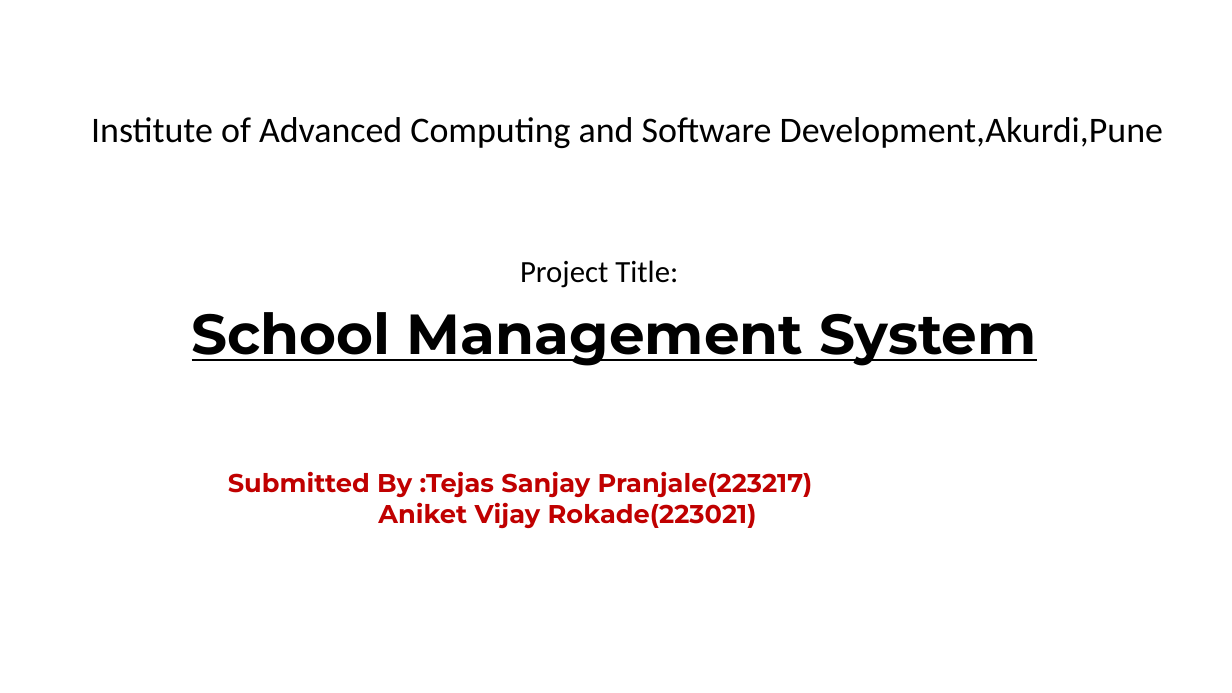
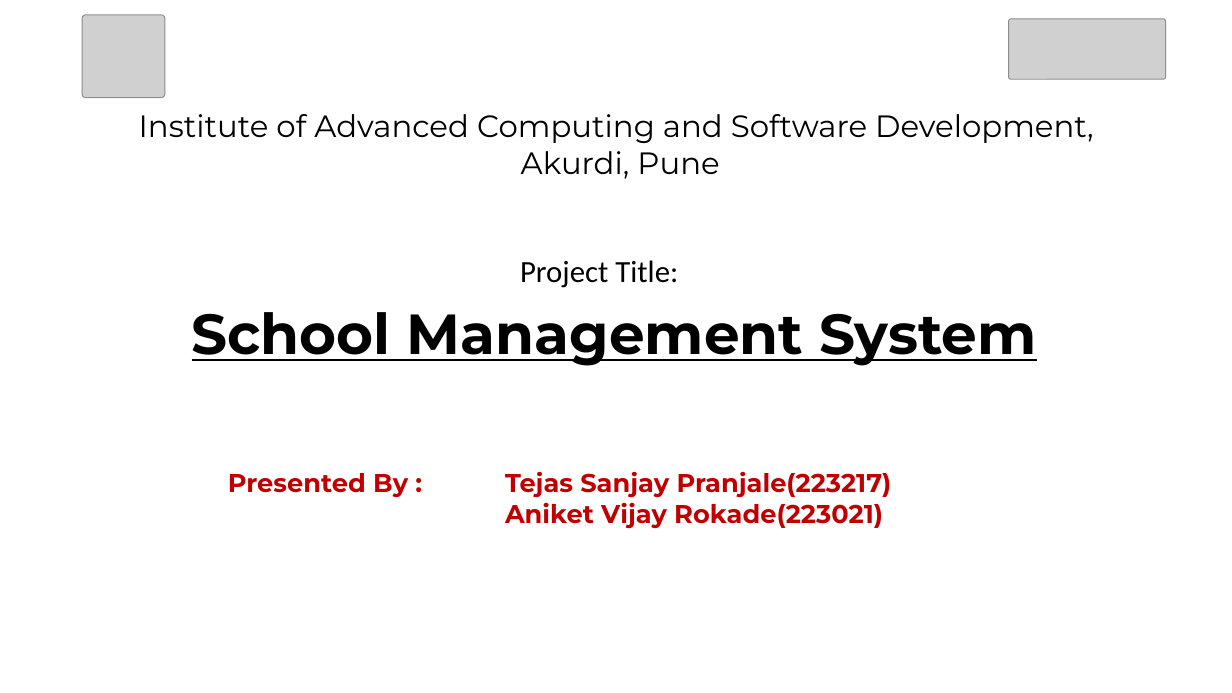
Before and after one commit to aniketrok07/CDAC_Project_SMS, a slide deck: slide 1 of PPT_FINAL.pptx. Drawn at 1232x693 pixels with LibreOffice and Linux fonts; fonts in the diff are those of the drawing; grey boxes stand for pictures; background and template pictures are left out. Boxes give left, top, right and bottom in pixels: in the first picture for what was removed or moved away, otherwise in the second. Text is boxed around its words. In the diff, an @@ line names an element or a change of style, - is before the commit and + after.

```diff
--- a/PPT_FINAL.pptx
+++ b/PPT_FINAL.pptx
@@ picture added at [82,15,165,98] @@
@@ picture added at [1009,18,1166,79] @@
@@ text at [139,114,1094,179]: text changed; size 28 to 24 pt; font Calibri to Montserrat @@
-Institute of Advanced Computing and Software Development,Akurdi,Pune
+Institute of Advanced Computing and Software Development,
+Akurdi, Pune
@@ text at [228,471,892,498]: text changed @@
-Submitted By :Tejas Sanjay Pranjale(223217)
+Presented By : Tejas Sanjay Pranjale(223217)
```
Also in this commit, not shown: 4 other slides changed, 1 slide added, 1 slide removed, 3 other files.
